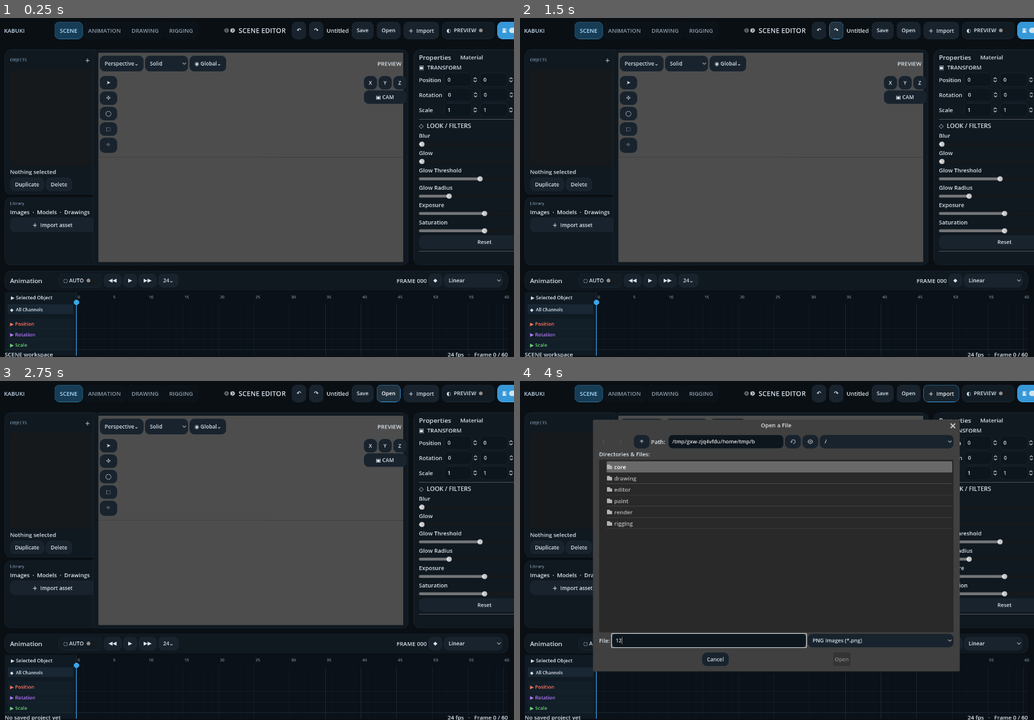
Above: before the commit, frames 1-4 (two rows, left to right).
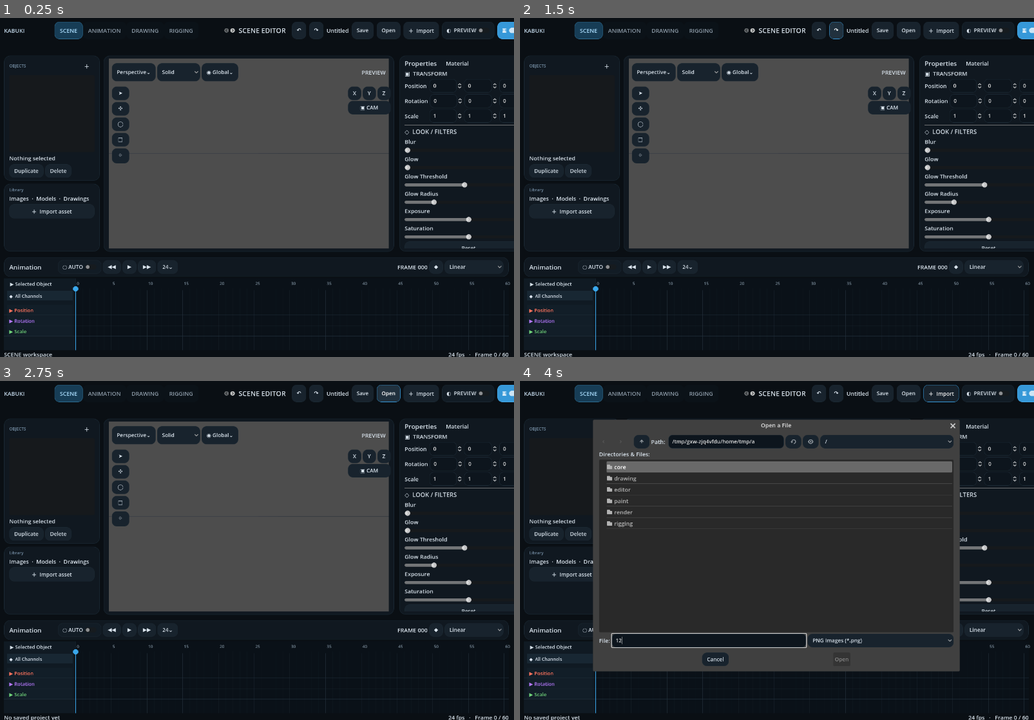
Above: after the commit, the same moments.

Repository: Onnevan/Kabuki
Game: Godot game, scene res://editor/main.tscn
Two runs of this game, one before a commit and one after it. Both use one fixed random seed, a clock stepped at 60 frames per second and the inputs below.
Inputs (mouse positions are in pixels of both pictures, inside the frame that each line leads up to):
- Up to frame 1 (0.25 s): no input
- Up to frame 2 (1.5 s): click "↶" at 0.5 s; click "↷" at 1.25 s
- Up to frame 3 (2.75 s): click "Open" at 2 s
- Up to frame 4 (4 s): click "＋ Import" at 2.75 s; click (710, 642) at 3.52 s; type "12" at 3.6 s

The runs differ from the first frame. In frame 1, 13% of the frame differs, in the area x 0-100%, y 9-100%; in frame 2, 13%; in frame 3, 13%; in frame 4, 3.6%.

Commit message:
Match editor proportions to the approved visual reference

Diff:
--- a/editor/main.gd
+++ b/editor/main.gd
@@ -2281,23 +2281,23 @@
 	_show_transform(selected_scene_node)
 
 func _responsive_layout() -> void:
-	var w: float = size.x
-	var h: float = size.y
-	if w < 900.0 or h < 600.0: return
-	# App-like shell: generous gutters, narrow organizational drawers and a
-	# dominant canvas. The timeline is a proper editor, not a footer.
-	var outer: float = 16.0
-	var gap: float = 14.0
-	var top_h: float = 54.0
-	var status_h: float = 18.0
-	var timeline_h: float = clampf(h*0.235,190.0,285.0)
-	var content_top: float = outer+top_h+gap
-	var content_bottom: float = h-status_h-timeline_h-gap
-	var content_h: float = maxf(260.0,content_bottom-content_top)
-	var left_w: float = clampf(w*0.155,220.0,280.0)
-	var right_w: float = clampf(w*0.175,250.0,310.0)
-	var center_left: float = outer+left_w+gap
-	var center_right: float = w-outer-right_w-gap
+	var w: float=size.x
+	var h: float=size.y
+	if w<900.0 or h<600.0: return
+	# Reference-design proportions: the shell is intentionally substantial.
+	# At high resolutions controls must not collapse into desktop-sized chrome.
+	var outer: float=14.0
+	var gap: float=14.0
+	var top_h: float=72.0
+	var status_h: float=18.0
+	var timeline_h: float=clampf(h*0.275,230.0,390.0)
+	var content_top: float=outer+top_h+gap
+	var content_bottom: float=h-status_h-timeline_h-gap
+	var content_h: float=maxf(260.0,content_bottom-content_top)
+	var left_w: float=clampf(w*0.165,250.0,340.0)
+	var right_w: float=clampf(w*0.19,290.0,380.0)
+	var center_left: float=outer+left_w+gap
+	var center_right: float=w-outer-right_w-gap
 
 	%LeftPanel.position=Vector2(outer,content_top)
 	%LeftPanel.size=Vector2(left_w,content_h)
@@ -2308,29 +2308,30 @@
 	%EffectsEngine.position=%ViewportFrame.position
 	%EffectsEngine.size=%ViewportFrame.size
 
-	%ViewportTop.position=%ViewportFrame.position+Vector2(18.0,16.0)
-	%ViewportTop.size=Vector2(maxf(100.0,%ViewportFrame.size.x-36.0),42.0)
-	%ToolRail.position=%ViewportFrame.position+Vector2(18.0,70.0)
+	%ViewportTop.position=%ViewportFrame.position+Vector2(22.0,20.0)
+	%ViewportTop.size=Vector2(maxf(100.0,%ViewportFrame.size.x-44.0),48.0)
+	%ToolRail.position=%ViewportFrame.position+Vector2(22.0,82.0)
 	var gizmo_size: Vector2=%ViewGizmo.size
-	if gizmo_size.x<=1.0: gizmo_size.x=98.0
-	%ViewGizmo.position=%ViewportFrame.position+Vector2(%ViewportFrame.size.x-gizmo_size.x-20.0,70.0)
+	if gizmo_size.x<=1.0: gizmo_size.x=108.0
+	%ViewGizmo.position=%ViewportFrame.position+Vector2(%ViewportFrame.size.x-gizmo_size.x-24.0,82.0)
 	if camera_view_active: _update_camera_frame_overlay()
 	%DrawingCanvas.position=%ViewportFrame.position
 	%DrawingCanvas.size=%ViewportFrame.size
 
-	# Drawing: compact floating rail + contextual capsule. No full-width chrome.
-	var rail_h: float = minf(610.0,%ViewportFrame.size.y-42.0)
-	%DrawingToolSurface.position=%ViewportFrame.position+Vector2(18.0,18.0)
-	%DrawingToolSurface.size=Vector2(58.0,rail_h)
-	%DrawingToolRail.position=%DrawingToolSurface.position+Vector2(8.0,8.0)
-	%DrawingToolRail.size=Vector2(42.0,maxf(100.0,rail_h-16.0))
-	var hud_w: float = minf(650.0,maxf(260.0,%ViewportFrame.size.x-126.0))
-	%DrawingContextSurface.position=%ViewportFrame.position+Vector2(90.0,18.0)
-	%DrawingContextSurface.size=Vector2(hud_w,50.0)
-	%DrawingBar.position=%DrawingContextSurface.position+Vector2(12.0,7.0)
-	%DrawingBar.size=Vector2(hud_w-24.0,36.0)
-	%DrawingAnimBar.position=%ViewportFrame.position+Vector2(92.0,%ViewportFrame.size.y-50.0)
-	%DrawingAnimBar.size=Vector2(minf(600.0,%ViewportFrame.size.x-130.0),34.0)
+	# Drawing follows the approved mockup: a chunky floating rail and one
+	# purposeful context card, never a thin full-width toolbar.
+	var rail_h: float=minf(660.0,%ViewportFrame.size.y-52.0)
+	%DrawingToolSurface.position=%ViewportFrame.position+Vector2(20.0,20.0)
+	%DrawingToolSurface.size=Vector2(68.0,rail_h)
+	%DrawingToolRail.position=%DrawingToolSurface.position+Vector2(9.0,10.0)
+	%DrawingToolRail.size=Vector2(50.0,maxf(100.0,rail_h-20.0))
+	var hud_w: float=minf(760.0,maxf(340.0,%ViewportFrame.size.x-156.0))
+	%DrawingContextSurface.position=%ViewportFrame.position+Vector2(104.0,20.0)
+	%DrawingContextSurface.size=Vector2(hud_w,58.0)
+	%DrawingBar.position=%DrawingContextSurface.position+Vector2(14.0,9.0)
+	%DrawingBar.size=Vector2(hud_w-28.0,40.0)
+	%DrawingAnimBar.position=%ViewportFrame.position+Vector2(106.0,%ViewportFrame.size.y-58.0)
+	%DrawingAnimBar.size=Vector2(minf(720.0,%ViewportFrame.size.x-156.0),42.0)
 
 	%Bottom.position=Vector2(outer,content_bottom+gap)
 	%Bottom.size=Vector2(w-outer*2.0,timeline_h)
